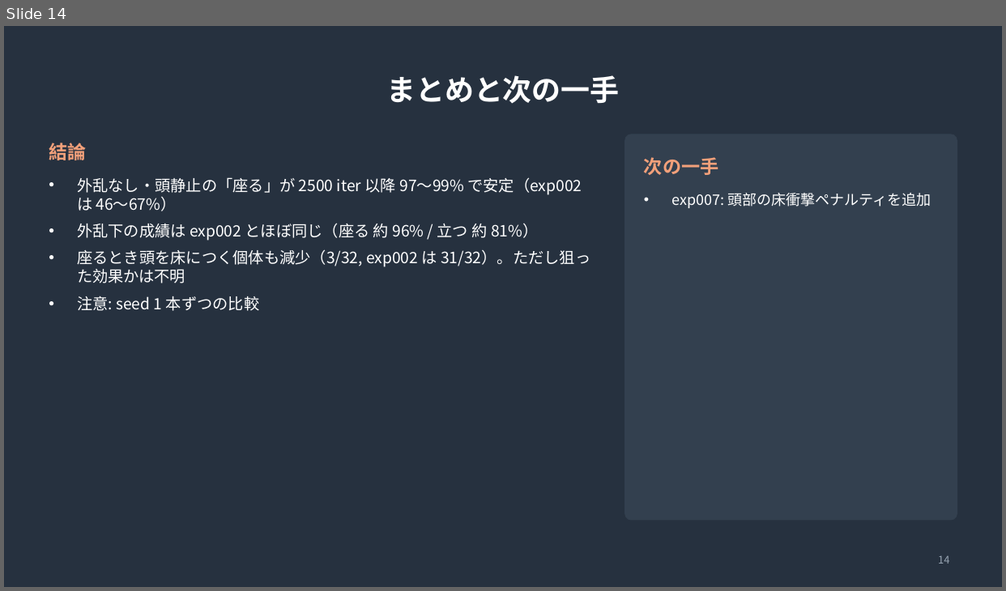
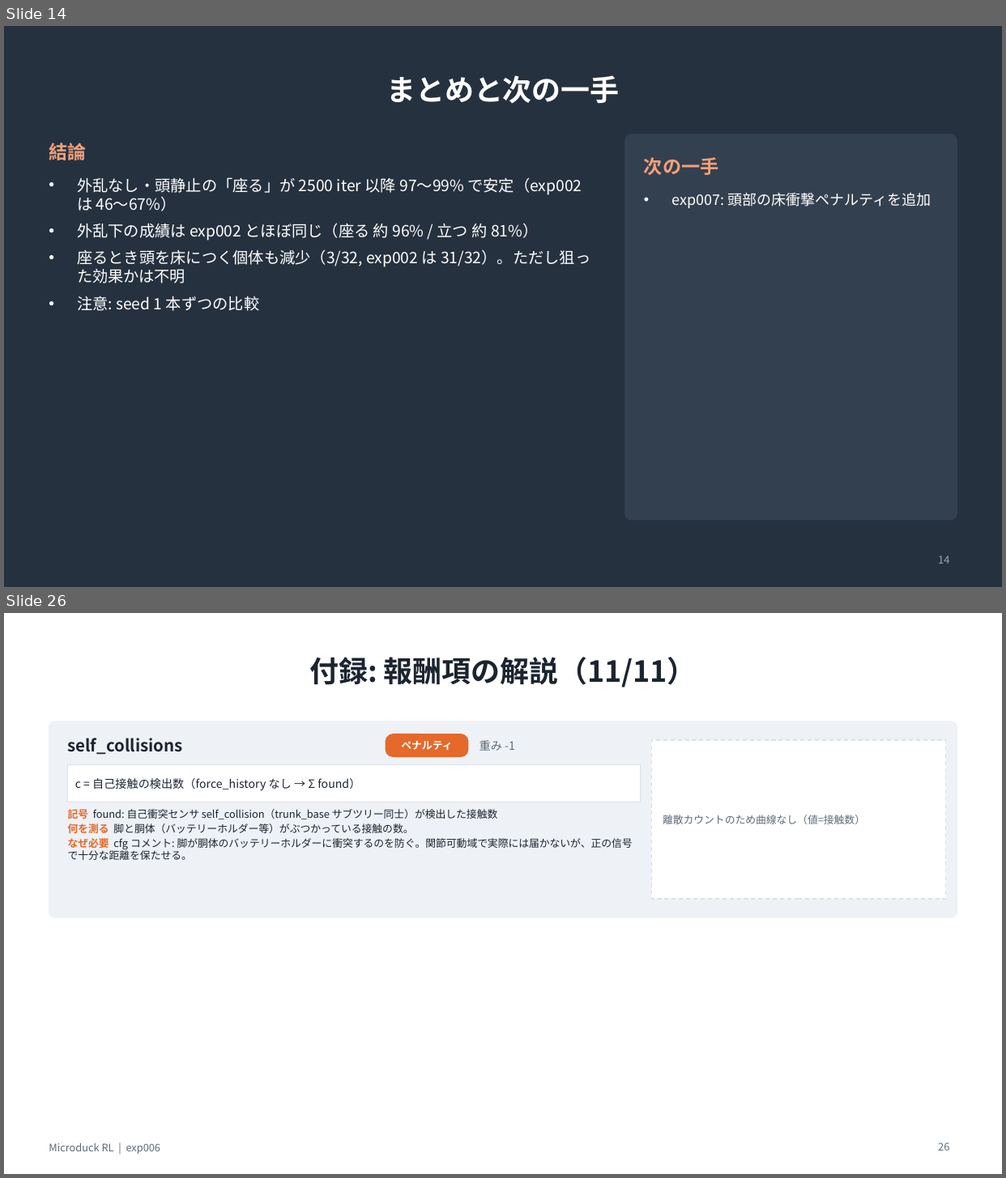
Before and after one commit to motono0223/workbook-microduck, a slide deck: experiments/exp006_sitstand_zero_head/slides/exp006.pptx. Shown one above the other, each under a label of ours: slide 14 before the commit, slides 14 and 26 after it; the slides between them are not shown. The pictures are 1006x591 and 1006x1178 pixels, drawn with LibreOffice and Linux fonts; fonts in the diff are those of the drawing. Boxes give left, top, right and bottom in pixels: in the first picture for what was removed or moved away, otherwise in the second. Text is boxed around its words. In the diff, an @@ line names an element or a change of style, - is before the commit and + after.

```diff
--- a/experiments/exp006_sitstand_zero_head/slides/exp006.pptx
+++ b/experiments/exp006_sitstand_zero_head/slides/exp006.pptx
@@ slide 26 added at <box>4,613,1002,1174</box>, background #FFFFFF @@
@@ title added at <box>309,657,697,688</box>, 28 pt, text #1C2430, bold @@
+付録: 報酬項の解説（11/11）
@@ rounded rectangle added at <box>49,722,957,918</box>, fill #EEF1F5, outline #EEF1F5 1 pt @@
@@ text added at <box>68,738,183,754</box>, 16 pt, text #1C2430, bold @@
+self_collisions
@@ rounded rectangle added at <box>386,735,468,756</box>, fill #E4692A, outline #E4692A 1 pt @@
@@ text added at <box>401,741,452,750</box>, 10 pt, text #FFFFFF, bold @@
+ペナルティ
@@ text added at <box>479,740,515,751</box>, 11 pt, text #5E6B78 @@
+重み -1
@@ rectangle added at <box>651,740,946,899</box>, fill #FFFFFF, outline #DCE1E7 1 pt dashed @@
@@ rectangle added at <box>68,765,641,803</box>, fill #FFFFFF, outline #DCE1E7 1 pt @@
@@ text added at <box>75,778,360,791</box>, 11 pt, text #1C2430 @@
+c = 自己接触の検出数（force_history なし → Σ found）
@@ text added at <box>68,809,633,860</box>, 10 pt, text #1C2430 @@
+記号 found: 自己衝突センサ self_collision（trunk_base サブツリー同士）が検出した接触数
+何を測る 脚と胴体（バッテリーホルダー等）がぶつかっている接触の数。
+なぜ必要 cfg コメント: 脚が胴体のバッテリーホルダーに衝突するのを防ぐ。関節可動域で実際には届かないが、正の信号で十分な距離を保たせる。
@@ text added at <box>663,815,865,824</box>, 10 pt, text #5E6B78 @@
+離散カウントのため曲線なし（値=接触数）
@@ text added at <box>49,1144,161,1154</box>, 10 pt, text #5E6B78 @@
+Microduck RL | exp006
@@ page number added at <box>938,1143,949,1151</box>, 10 pt, text #5E6B78 @@
+26
```
Also in this commit, not shown: 1 slide changed, 11 other slides added, 11 other files.
